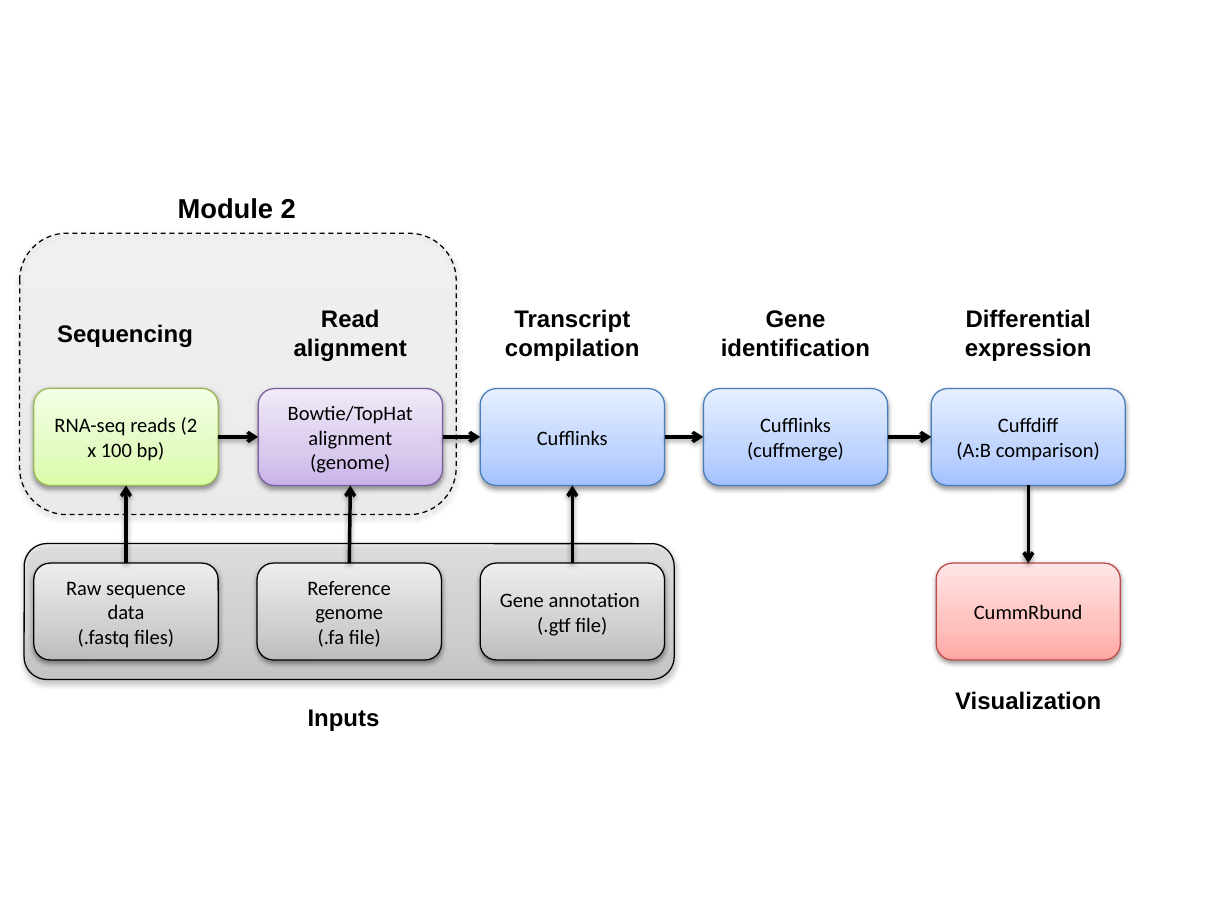
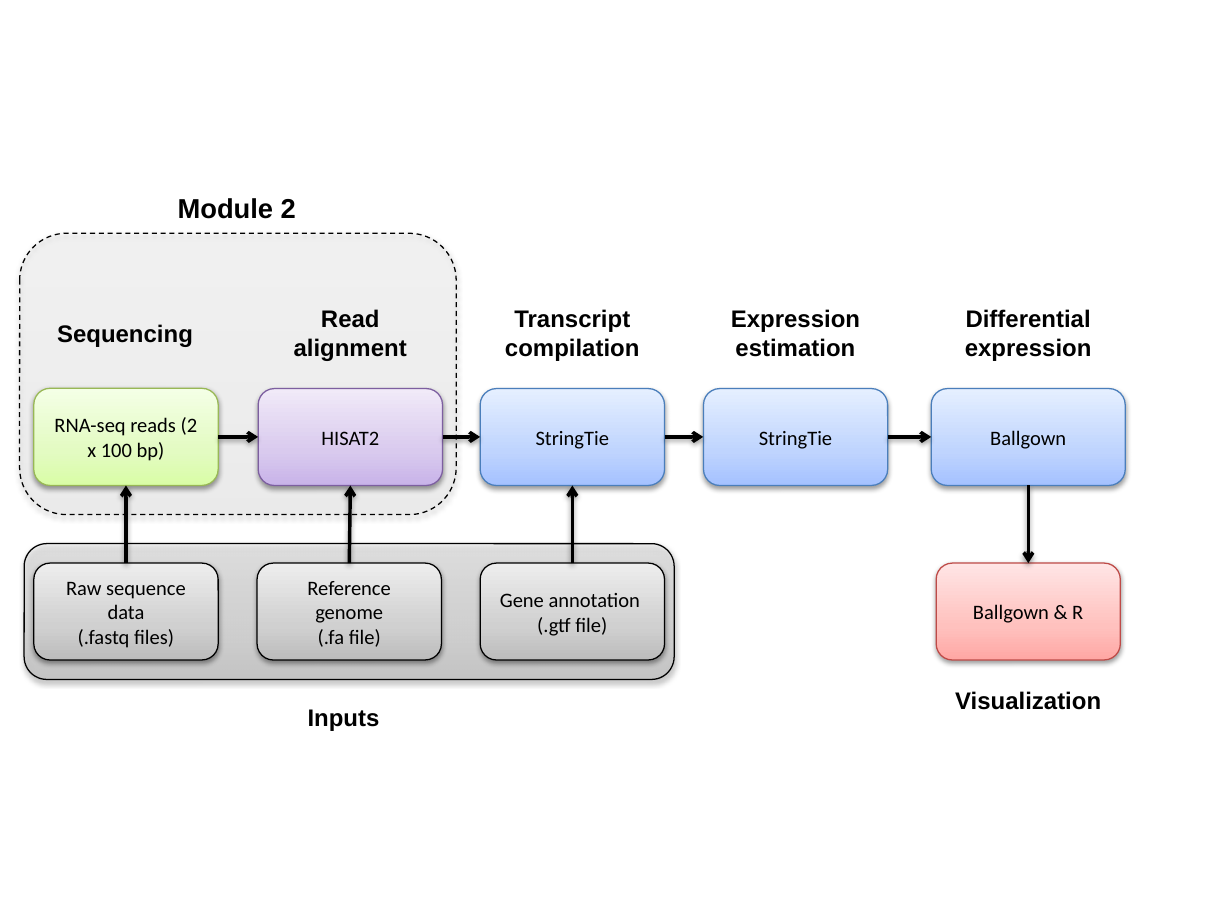
Before and after one commit to griffithlab/rnaseq_tutorial_wiki, a slide deck: slide 3 of Images/RNA-seq_Flowchart.pptx. Drawn at 1232x924 pixels with LibreOffice and Linux fonts; fonts in the diff are those of the drawing. Boxes give left, top, right and bottom in pixels: in the first picture for what was removed or moved away, otherwise in the second. Text is boxed around its words. In the diff, an @@ line names an element or a change of style, - is before the commit and + after.

```diff
--- a/Images/RNA-seq_Flowchart.pptx
+++ b/Images/RNA-seq_Flowchart.pptx
@@ text at (731, 309, 860, 357): text changed @@
-Gene identification
+Expression estimation
@@ text in rounded rectangle at (321, 431, 379, 445): text changed @@
-Bowtie/TopHat alignment (genome)
+HISAT2
@@ text in rounded rectangle at (536, 431, 609, 449): text changed @@
-Cufflinks
+StringTie
@@ text in rounded rectangle at (759, 431, 832, 449): text changed @@
-Cufflinks (cuffmerge)
+StringTie
@@ text in rounded rectangle at (990, 430, 1066, 449): text changed @@
-Cuffdiff
-(A:B comparison)
+Ballgown
@@ text in rounded rectangle at (973, 604, 1083, 623): text changed @@
-CummRbund
+Ballgown & R
```
Also in this commit, not shown: 4 other slides changed, 6 other files.
